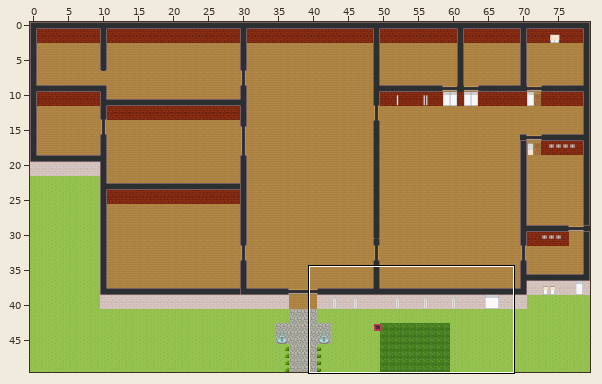
Tiled map (JSON), stored at map.tmj. The picture above shows the old version from afar; the outline marks the close-up.
Close-up. Old version:
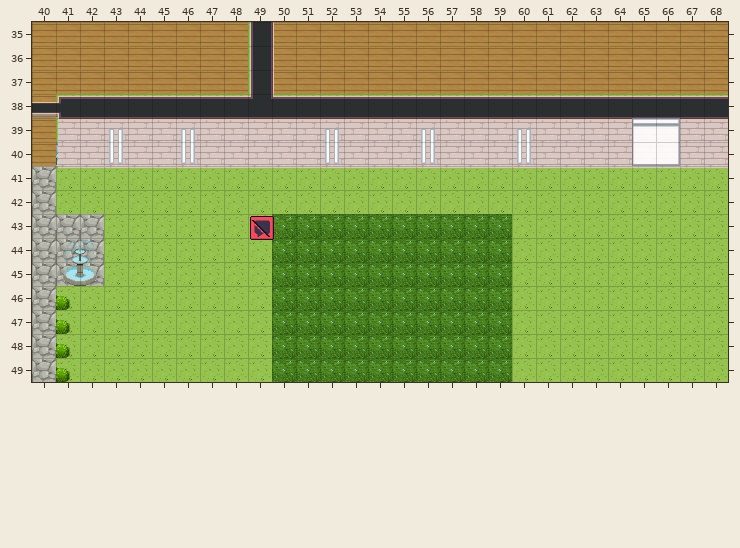
Cells are 32x32 px. Shown: x 40..68, y 35..49. The commit also changed other parts of the map, which this record leaves out.
The result:
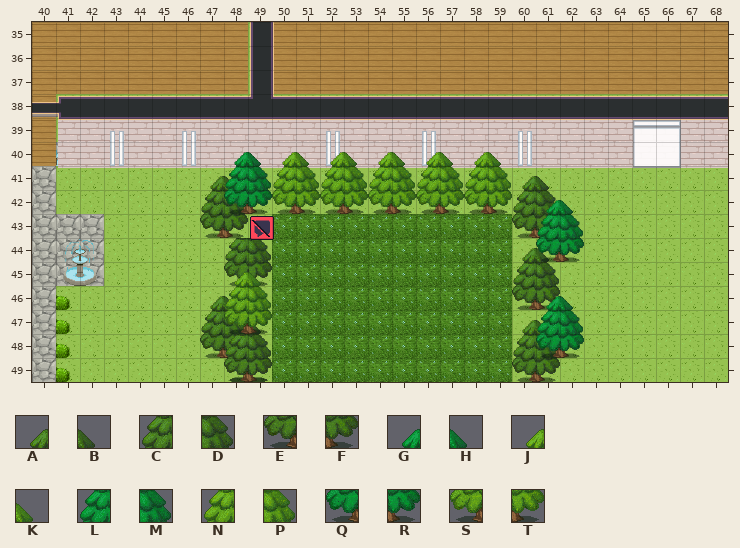
Key: from "Chunk 1": A 26, B 27, C 28, D 29, E 30, F 31, G 98, H 99, J 100, K 101, L 102, M 103, N 104, P 105, Q 106, R 107, S 108, T 109.
_ is an empty cell, . an unchanged one.
Tiles of an added or newly shown layer are drawn over the layers below it.
Difference:
layer "walls Menuiserie" offset 0,0 -> 1,3 px
--- layer "floor/Arbres2" (added)
@@ x 47..61 @@
-41 ___..........__
-42 __...........__
-43 __...........__
-44 .__..........__
-45 .__..........__
-46 __...........__
-47 ___..........__
-48 ___..........__
-49 .__..........__
+41 ABB..........AB
+42 CD...........CD
+43 EF...........EF
+44 .CD..........AB
+45 .EF..........CD
+46 AB...........EF
+47 CDB..........AB
+48 EFD..........CD
+49 .EF..........EF
--- layer "Arbres" (added)
@@ x 48..62 @@
-40 ____________...
-41 ____________...
-42 ____________.__
-43 .............__
-44 .............__
-45 __.............
-46 __...........__
-47 __...........__
-48 __...........__
-49 __.............
+40 GHJKJKJKJKJK...
+41 LMNPNPNPNPNP...
+42 QRSTSTSTSTST.GH
+43 .............LM
+44 .............QR
+45 JK.............
+46 NP...........GH
+47 ST...........LM
+48 CD...........QR
+49 EF.............
